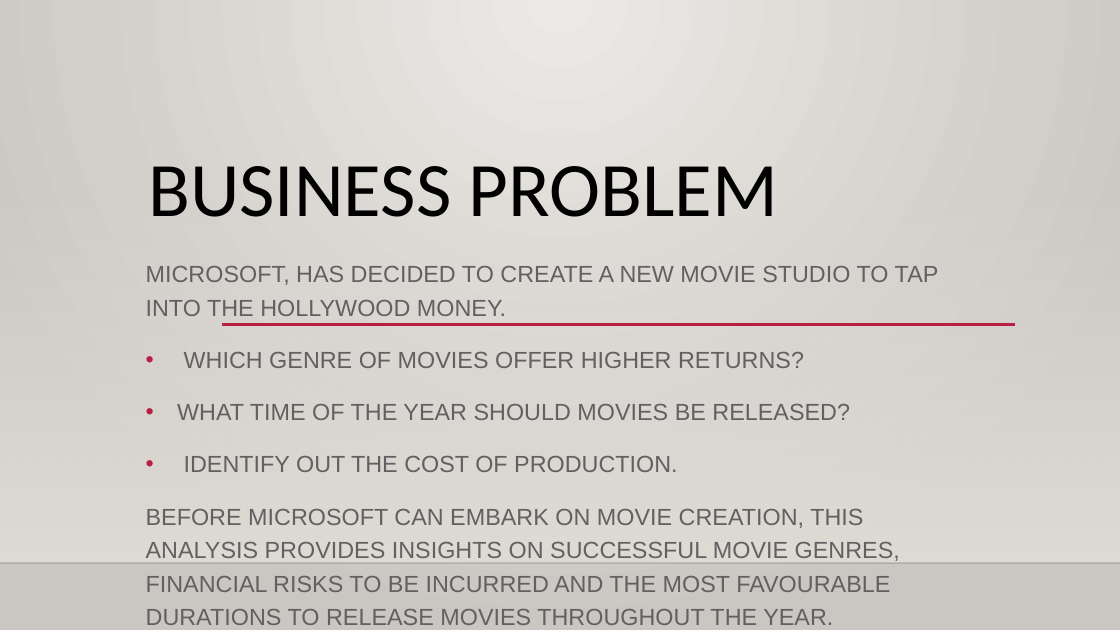
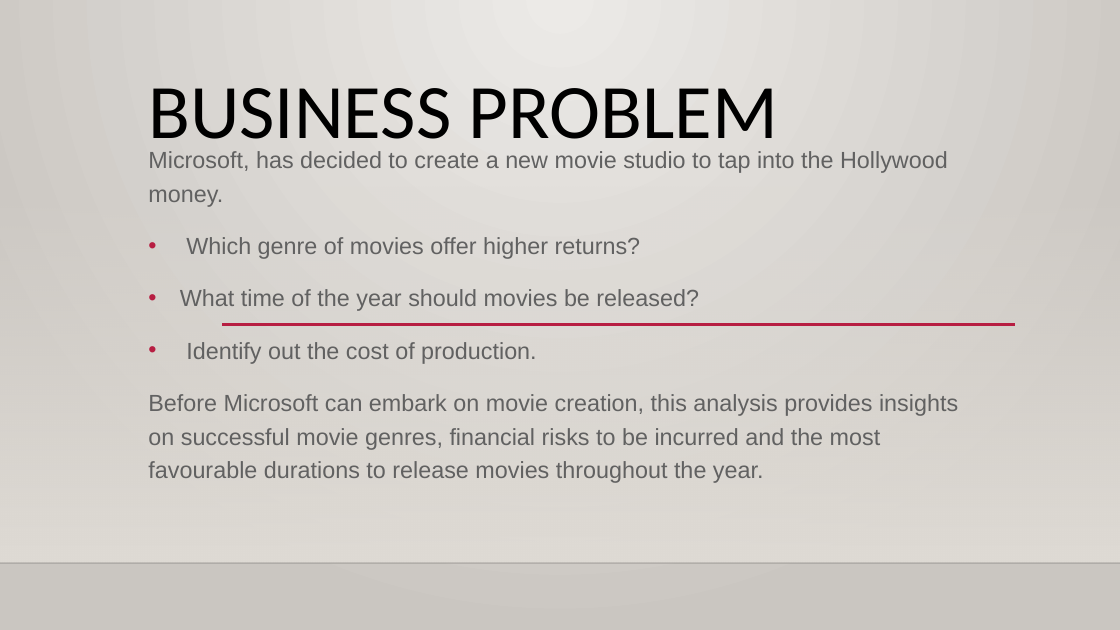
Before and after one commit to Rachael-Osoro/Phase1_Project, a slide deck: slide 5 of Presentation.ppt.pptx. Drawn at 1120x630 pixels with LibreOffice and Linux fonts; fonts in the diff are those of the drawing; background and template pictures are left out. Boxes give left, top, right and bottom in pixels: in the first picture for what was removed or moved away, otherwise in the second. Text is boxed around its words. In the diff, an @@ line names an element or a change of style, - is before the commit and + after.

```diff
--- a/Presentation.ppt.pptx
+++ b/Presentation.ppt.pptx
@@ title "BUSINESS PROBLEM" rewrapped from [148,166,778,217] to [148,88,778,156] @@
@@ subtitle at [148,151,958,483]: text changed @@
-MICROSOFT, HAS DECIDED TO CREATE A NEW MOVIE STUDIO TO TAP INTO THE HOLLYWOOD MONEY.
-• WHICH GENRE OF MOVIES OFFER HIGHER RETURNS?
-• WHAT TIME OF THE YEAR SHOULD MOVIES BE RELEASED?
-• IDENTIFY OUT THE COST OF PRODUCTION.
-BEFORE MICROSOFT CAN EMBARK ON MOVIE CREATION, THIS ANALYSIS PROVIDES INSIGHTS ON SUCCESSFUL MOVIE GENRES, FINANCIAL RISKS TO BE INCURRED AND THE MOST FAVOURABLE DURATIONS TO RELEASE MOVIES THROUGHOUT THE YEAR.
+Microsoft, has decided to create a new movie studio to tap into the Hollywood money.
+• Which genre of movies offer higher returns?
+• What time of the year should movies be released?
+• Identify out the cost of production.
+Before Microsoft can embark on movie creation, this analysis provides insights on successful movie genres, financial risks to be incurred and the most favourable durations to release movies throughout the year.
```
Also in this commit, not shown: 6 other slides changed, 2 slides added, 2 slides removed.
